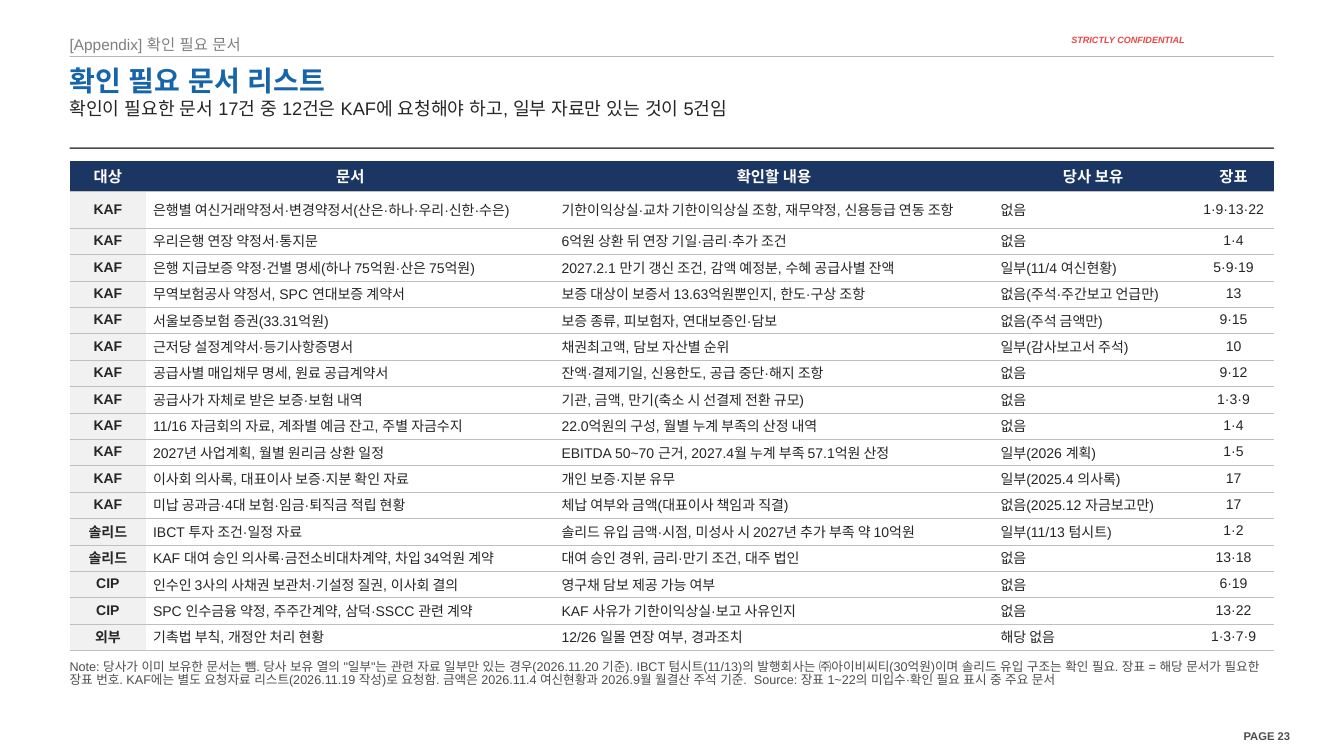
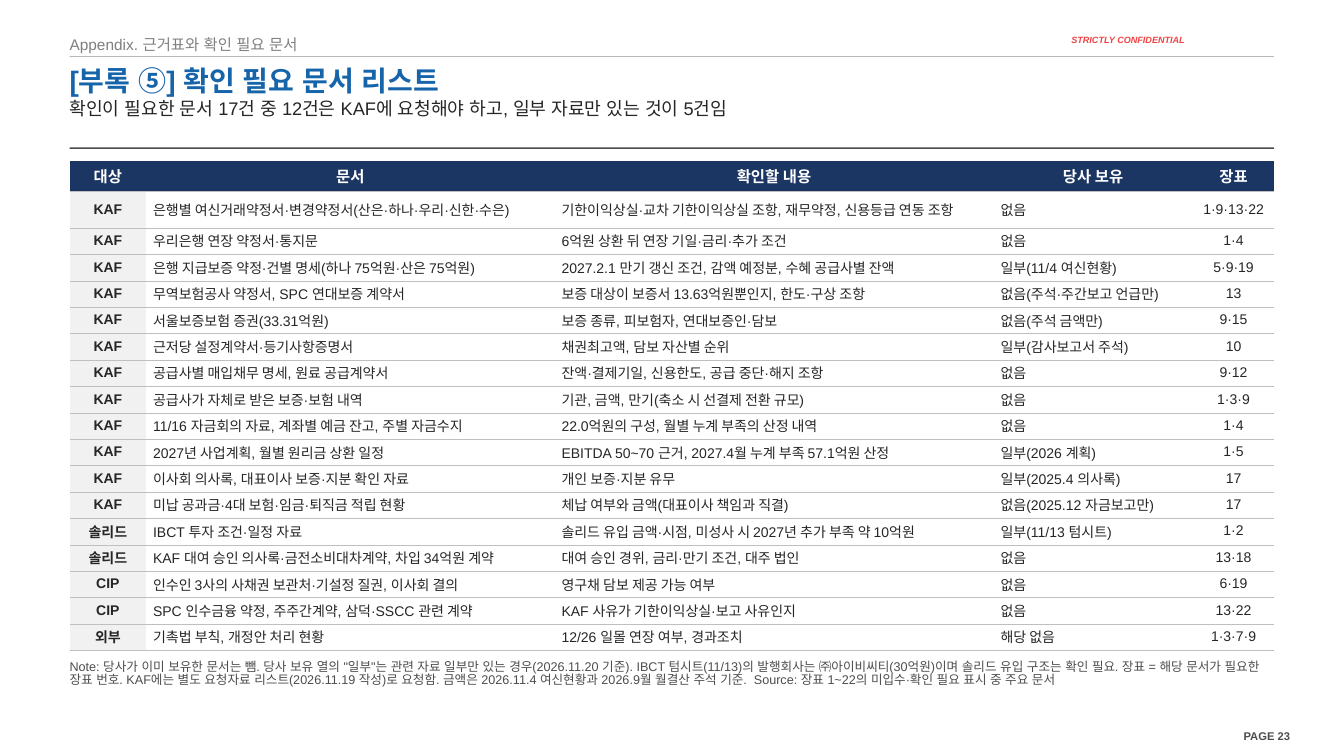
Before and after one commit to jogyesung/GS-Secretary, a slide deck: slide 23 of outputs/CIP_KAF_솔리드_자금조달차질_시나리오_20261120v5.pptx. Drawn at 1344x756 pixels with LibreOffice and Linux fonts; fonts in the diff are those of the drawing; background and template pictures are left out. Boxes give left, top, right and bottom in pixels: in the first picture for what was removed or moved away, otherwise in the second. Text is boxed around its words. In the diff, an @@ line names an element or a change of style, - is before the commit and + after.

```diff
--- a/outputs/CIP_KAF_솔리드_자금조달차질_시나리오_20261120v5.pptx
+++ b/outputs/CIP_KAF_솔리드_자금조달차질_시나리오_20261120v5.pptx
@@ text at [70, 37, 297, 53]: text changed @@
-[Appendix] 확인 필요 문서
+Appendix. 근거표와 확인 필요 문서
@@ title at [70, 67, 439, 97]: text changed @@
-확인 필요 문서 리스트
+[부록 ⑤] 확인 필요 문서 리스트
```
Also in this commit, not shown: 20 other slides changed, 1 other file.
